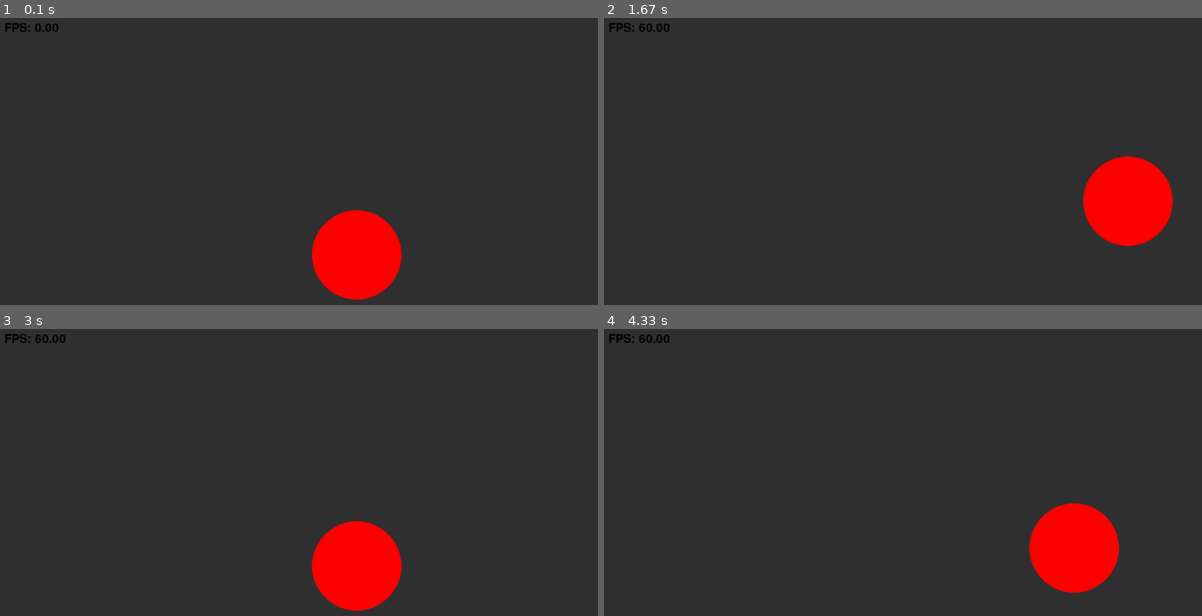
Above: before the commit, frames 1-4 (two rows, left to right).
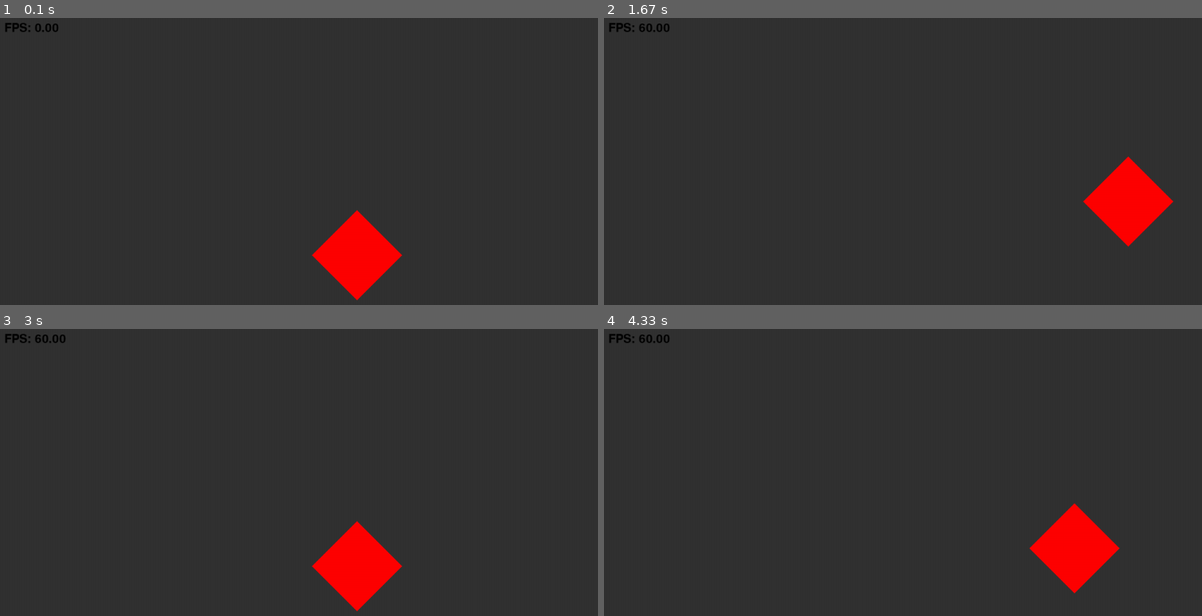
Above: after the commit, the same moments.

Repository: Hoseo20260180/my-first-game
Game: pygame game, started from hello_pygame.py
The game is run twice, just before and just after one commit, with the same random seed, the same clock (stepped at 60 frames per second) and the same inputs.
Inputs:
- Up to frame 1 (0.1 s): no input
- Up to frame 2 (1.67 s): hold Right 0.33-0.8 s; hold Up 0.83-1.13 s; hold Right 1.17-1.63 s
- Up to frame 3 (3 s): hold Left 1.67-2.2 s; hold Down 2.23-2.53 s; hold Left 2.57-2.97 s
- Up to frame 4 (4.33 s): hold Up 3-3.37 s; hold Right 3.4-4.03 s; hold Down from 4.07 s (still down)

The runs differ from the first frame. In frame 1, 1.4% of the frame differs, in the area x 52-68%, y 66-99%; in frame 2, 1.4%; in frame 3, 1.4%; in frame 4, 1.4%.

Commit message:
마름모로 바꿈

Diff:
--- a/hello_pygame.py
+++ b/hello_pygame.py
@@ -53,8 +53,15 @@
 
     screen.fill((50,50,50))# RGB 배경색. # 기본은 검정.
 
-    pygame.draw.circle(screen, (255,0,0), (x, y), radius)
-    #pygame.draw.circle(screen, 색깔, (X좌표, Y좌표), 원크기)
+    points = [
+    (x, y - radius),  # 위
+    (x + radius, y),  # 오른쪽
+    (x, y + radius),  # 아래
+    (x - radius, y)   # 왼쪽
+    ]
+
+    pygame.draw.polygon(screen, (255, 0, 0), points)
+
 
     # FPS 계산
     fps = clock.get_fps()
